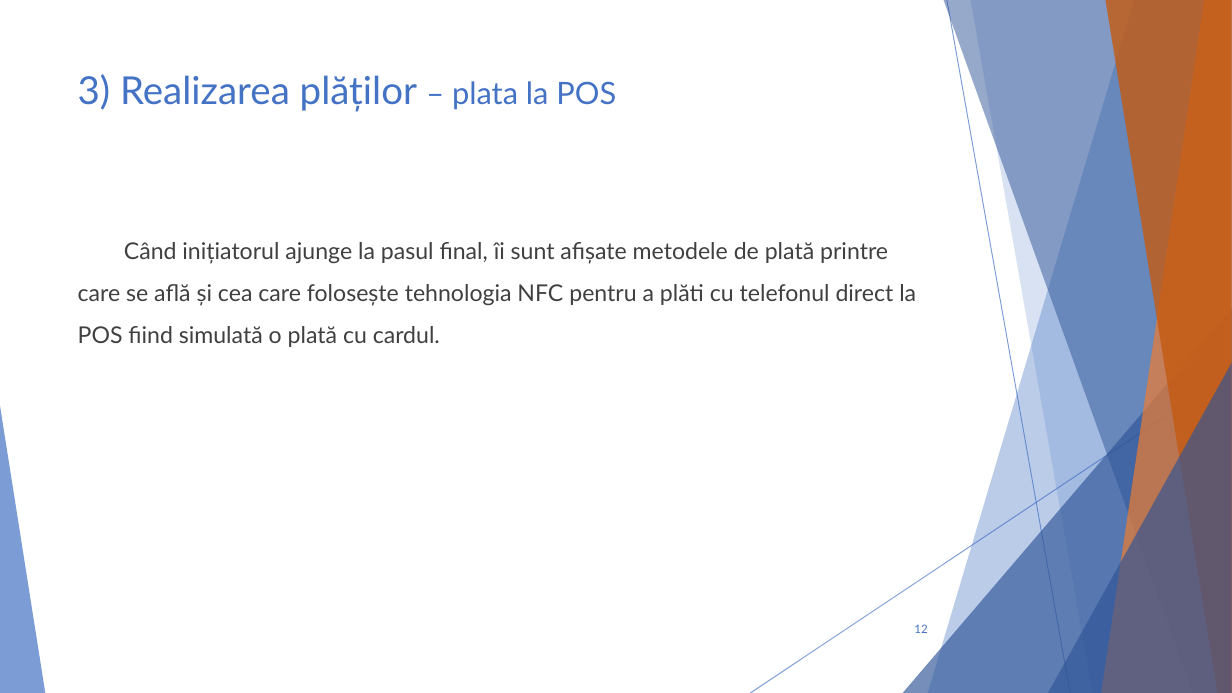
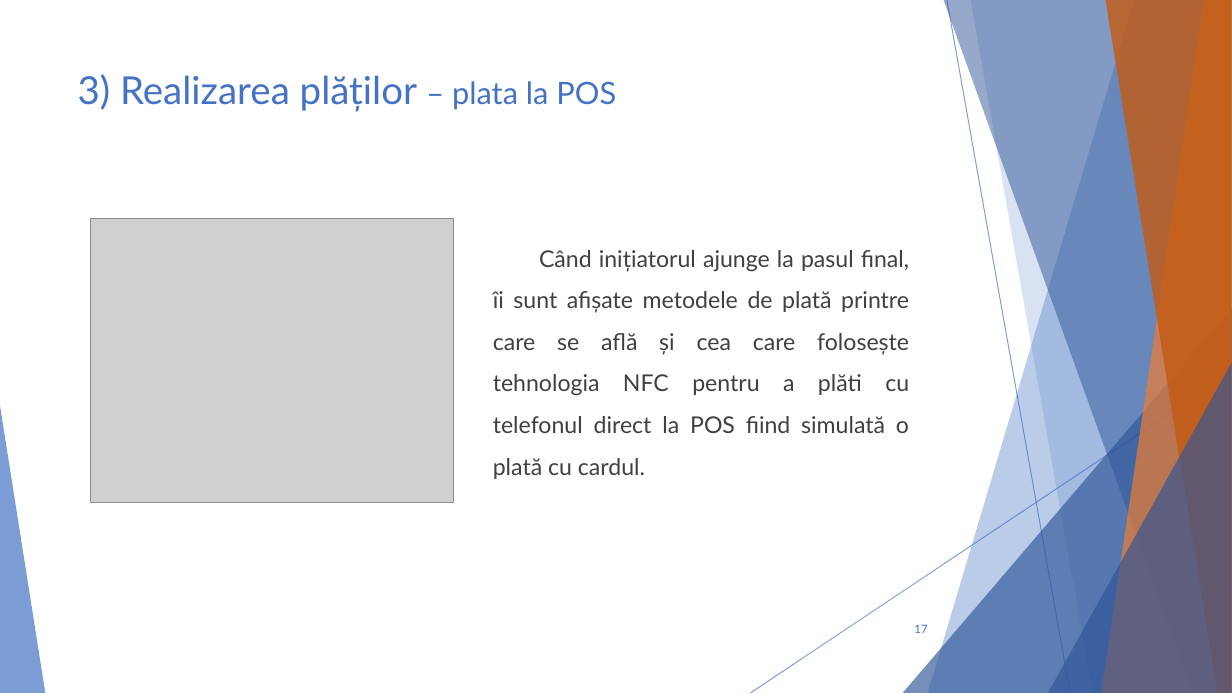
Before and after one commit to cristi-cosulianu/Licenta, a slide deck: slide 17 of Prezentare licenta.pptx (slide 12 before the commit). Drawn at 1232x693 pixels with LibreOffice and Linux fonts; fonts in the diff are those of the drawing; grey boxes stand for pictures. Boxes give left, top, right and bottom in pixels: in the first picture for what was removed or moved away, otherwise in the second. Text is boxed around its words. In the diff, an @@ line names an element or a change of style, - is before the commit and + after.

```diff
--- a/Prezentare licenta.pptx
+++ b/Prezentare licenta.pptx
@@ picture added at (x1=91, y1=218, x2=453, y2=502) @@
@@ text "Când inițiatorul ajunge la pasul ..." moved from (x1=78, y1=242, x2=916, y2=347) to (x1=493, y1=250, x2=909, y2=479) @@
@@ text "Când inițiatorul ajunge la pasul ..." at (x1=493, y1=250, x2=909, y2=479): alignment left to justified @@
@@ page number at (x1=914, y1=624, x2=927, y2=633): text changed @@
-12
+17
```
Also in this commit, not shown: 11 other slides changed, 8 slides added, 6 other files.
